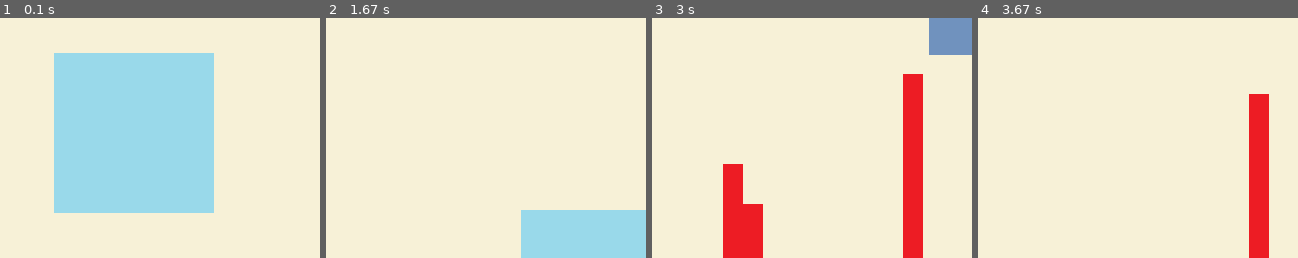
Above: before the commit, frames 1-4 (left to right).
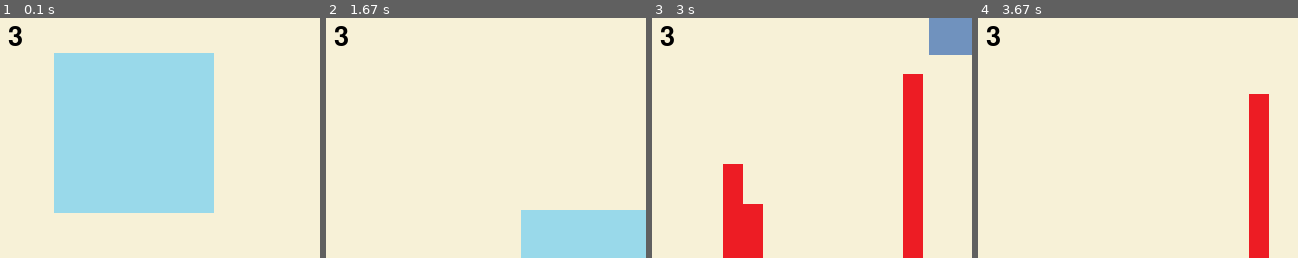
Above: after the commit, the same moments.

Repository: bnheey/Python_Project
Game: pygame game, started from pygame_project/split_balloon_game.py
Same seed, same stepped clock (60 frames per second), same inputs: the game is played once before the commit and once after it.
Inputs:
- Up to frame 1 (0.1 s): no input
- Up to frame 2 (1.67 s): hold Right 0.33-0.8 s; hold Right 0.83-1.3 s; tap Space at 0.9, 1.2, 1.4 s; hold Left from 1.33 s (still down)
- Up to frame 3 (3 s): tap Space at 1.7, 1.97, 2.27, 2.4, 2.7 s; release Left at 1.87 s; hold Left 1.9-2.3 s; hold Right 2.33-2.97 s
- Up to frame 4 (3.67 s): hold Left 3-3.47 s; tap Space at 3.07, 3.37, 3.57 s; hold Right from 3.5 s (still down)
The pictures show only the part of the screen within x 0-50%, y 1-51%; the shares and areas given below are measured in that part.

The runs differ from the first frame. In frame 1, 0.2% of the frame differs, in the area x 2-7%, y 3-12%; in frame 2, 0.2%; in frame 3, 0.2%; in frame 4, 0.2%.

Commit message:
life 3회 추가

Diff:
--- a/pygame_project/split_balloon_game.py
+++ b/pygame_project/split_balloon_game.py
@@ -34,6 +34,9 @@
 # 화면 타이틀 설정
 pygame.display.set_caption("SPLIT BALLOON GAME")
 
+# 폰트 설정
+game_font = pygame.font.Font(None, 40)
+
 # 이동할 좌표
 character_to_x = 0
 # 이동 속도
@@ -43,7 +46,7 @@
 clock = pygame.time.Clock()
 
 # 1. 사용자 게임 초기화 (배경 화면, 게임 이미지, 좌표, 속도, 폰트 등)
-
+life = 3
 current_path = os.path.dirname(__file__)
 image_path = os.path.join(current_path, "images")
 
@@ -179,8 +182,13 @@
 
         # 공과 캐릭터 충돌 처리
         if character_rect.colliderect(balloon_rect):
-            running = False
-            break
+            if life == 0:
+                running = False
+                break
+            life -= 1
+            character_x_pos = 10
+            character_y_pos = screen_height - character_height - stage_height
+
 
         # 공과 무기들 충돌 처리
         for weapon_idx, weapon_val in enumerate(weapons):
@@ -203,13 +211,13 @@
                     balloon_height = balloon_rect.size[1]
 
                     # 나눠진 공 정보
-                    small_balloon_rect = balloon_images[balloon_img_idx+1].get_rect()
+                    small_balloon_rect = balloon_images[balloon_img_idx + 1].get_rect()
                     small_balloon_width = small_balloon_rect.size[0]
                     small_balloon_height = small_balloon_rect.size[1]
                     # 왼쪽으로 튕겨나가는 작은 공
                     balloons.append({
-                        "pos_x": balloon_pos_x + (balloon_width / 2) - (small_balloon_width /2),  # 풍선의 x 좌표
-                        "pos_y": balloon_pos_y + (balloon_height/2) - (small_balloon_height/2),  # 풍선의 y좌표
+                        "pos_x": balloon_pos_x + (balloon_width / 2) - (small_balloon_width / 2),  # 풍선의 x 좌표
+                        "pos_y": balloon_pos_y + (balloon_height / 2) - (small_balloon_height / 2),  # 풍선의 y좌표
                         "img_idx": balloon_img_idx + 1,
                         "to_x": -3,  # x축 이동 방향
                         "to_y": -6,  # y축 이동 방향
@@ -217,12 +225,12 @@
                     })
                     # 오른쪽으로 튕겨나가는 작은 공
                     balloons.append({
-                        "pos_x": balloon_pos_x + (balloon_width / 2) - (small_balloon_width /2),  # 풍선의 x 좌표
-                        "pos_y":  balloon_pos_y + (balloon_height/2) - (small_balloon_height/2),  # 풍선의 y좌표
+                        "pos_x": balloon_pos_x + (balloon_width / 2) - (small_balloon_width / 2),  # 풍선의 x 좌표
+                        "pos_y": balloon_pos_y + (balloon_height / 2) - (small_balloon_height / 2),  # 풍선의 y좌표
                         "img_idx": balloon_img_idx + 1,
                         "to_x": +3,  # x축 이동 방향
                         "to_y": -6,  # y축 이동 방향
-                        "init_speed_y": balloon_speed_y[balloon_img_idx  + 1]
+                        "init_speed_y": balloon_speed_y[balloon_img_idx + 1]
                     })
                 break
 
@@ -248,6 +256,9 @@
     screen.blit(stage, (0, stage_y_pos))
     screen.blit(character, (character_x_pos, character_y_pos))
 
+    now_life = game_font.render(str(int(life)), True, (0, 0, 0))
+    screen.blit(now_life, (10, 10))
+
     pygame.display.update()
 
 pygame.quit()
